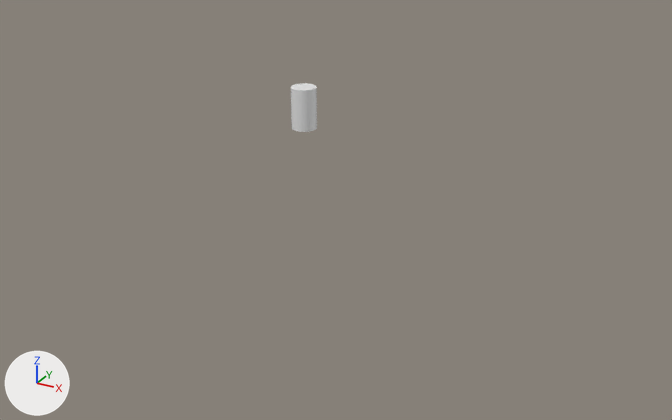
Two versions of the Blender file _resources/main.blend, one commit apart.
Both versions are drawn from a 50 mm lens placed at (21.6, -36.1, 13.2), pointed at (1.6, 0.2, -5.0). The axes (+X, +Y, +Z) are drawn at lower left. The lights are the same throughout. Mesh edges are drawn as thin lines on the coarser meshes.

In view in the first picture: 'Rocket'.
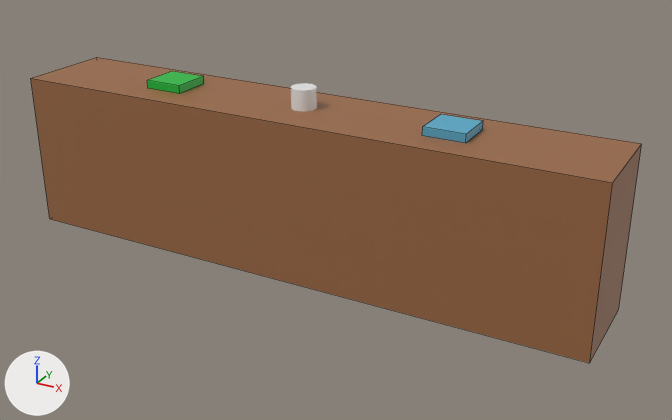
Boxes [x1, y1, x2, y2] around the edits, measured in the pictures (672 x 420 px):
'Floor', added (brown): after [31, 57, 642, 363]
'LandingPad', added (cyan): after [422, 114, 483, 143]
'LaunchPad', added (green): after [147, 71, 204, 94]

What the commit changed:
Material 'LandingPad' (mat_landingpad) is new.
Its base color is (0.00802, 0.491, 0.0467) (green #16ba3d).
Material 'LaunchPad' (mat_launchpad) is new.
Its base color is (0.0931, 0.397, 0.584) (cyan #56a9c9).
Material 'Floor' (mat_floor) is new.
Its base color is (0.323, 0.138, 0.0561) (brown #9a6843).
Mesh me_cube_002 is new.
It is a box spanning x -8.5..-6.5, y -1.0..1.0, z 0.0..0.4.
It uses material mat_landingpad (green #16ba3d).
Mesh me_cube_003 is new.
It is a box spanning x 6.5..8.5, y -1.0..1.0, z 0.0..0.4.
It uses material mat_launchpad (cyan #56a9c9).
Mesh me_cube_001 is new.
It is a box spanning x -15.0..15.0, y -2.5..2.5, z -8.0..0.0.
It uses material mat_floor (brown #9a6843).
Object 'LaunchPad' (ob_launchpad) is new; it shows me_cube_002.
Its location is (0.0, 0.0, 0.0).
Object 'LandingPad' (ob_landingpad) is new; it shows me_cube_003.
Its location is (0.0, 0.0, 0.0).
Object 'Floor' (ob_floor) is new; it shows me_cube_001.
Its location is (0.0, 0.0, 0.0).
